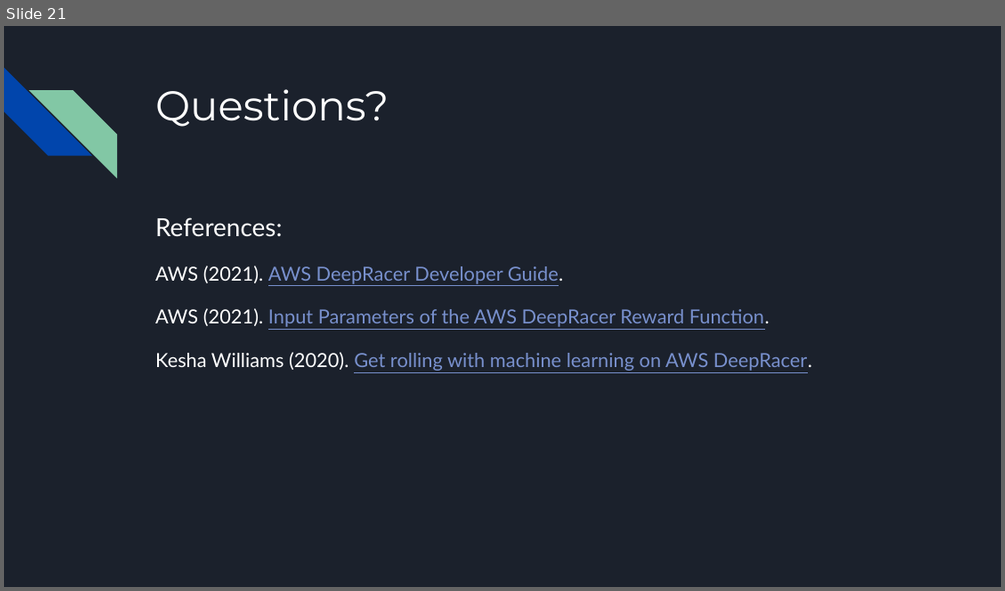
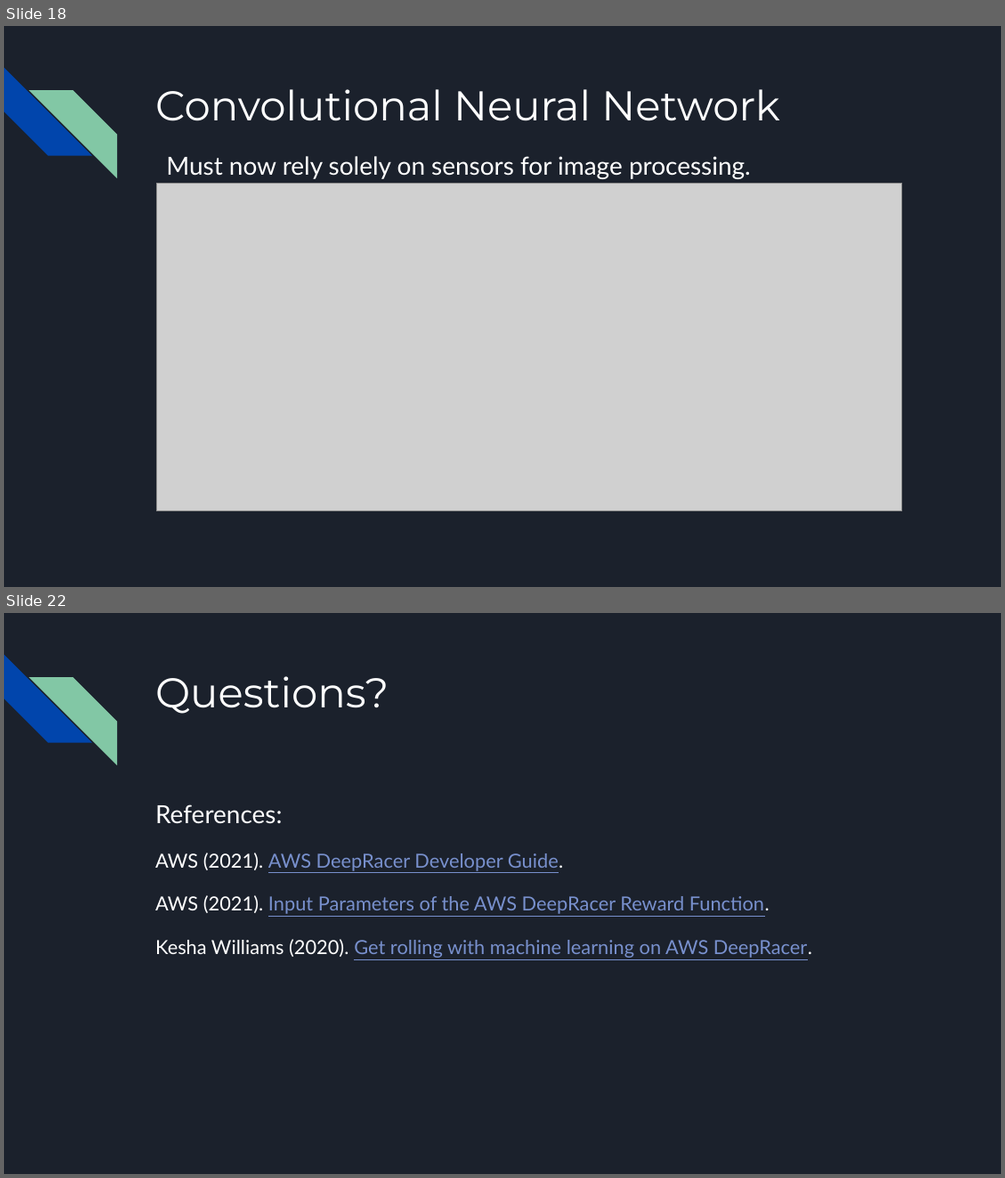
Before and after one commit to JasonCaldwellMBA/AWS_DeepRacer-Object_Avoidance, a slide deck: AWS DeepRacer Presentation.pptx. Shown one above the other, each under a label of ours: slide 21 before the commit, slides 18 and 22 after it; the slides between them are not shown. The pictures are 1005x591 and 1005x1178 pixels, drawn with LibreOffice and Linux fonts; fonts in the diff are those of the drawing; grey boxes stand for pictures. Boxes give left, top, right and bottom in pixels: in the first picture for what was removed or moved away, otherwise in the second. Text is boxed around its words. In the diff, an @@ line names an element or a change of style, - is before the commit and + after.

```diff
--- a/AWS DeepRacer Presentation.pptx
+++ b/AWS DeepRacer Presentation.pptx
@@ slide 18 added at <box>4,26,1001,587</box>, background #1B212C; not listed: 2 template elements that a slide beside it also shows @@
@@ title added at <box>155,89,780,121</box>, 30 pt, text #FFFFFF @@
+Convolutional Neural Network
@@ text added at <box>166,156,751,179</box>, 18 pt, text #FFFFFF @@
+Must now rely solely on sensors for image processing.
@@ picture added at <box>156,184,902,511</box> @@
@@ what was slide 21 is now slide 22 @@
```
Also in this commit, not shown: 11 slides changed, 2 other slides added, 2 slides removed, 1 other file.
